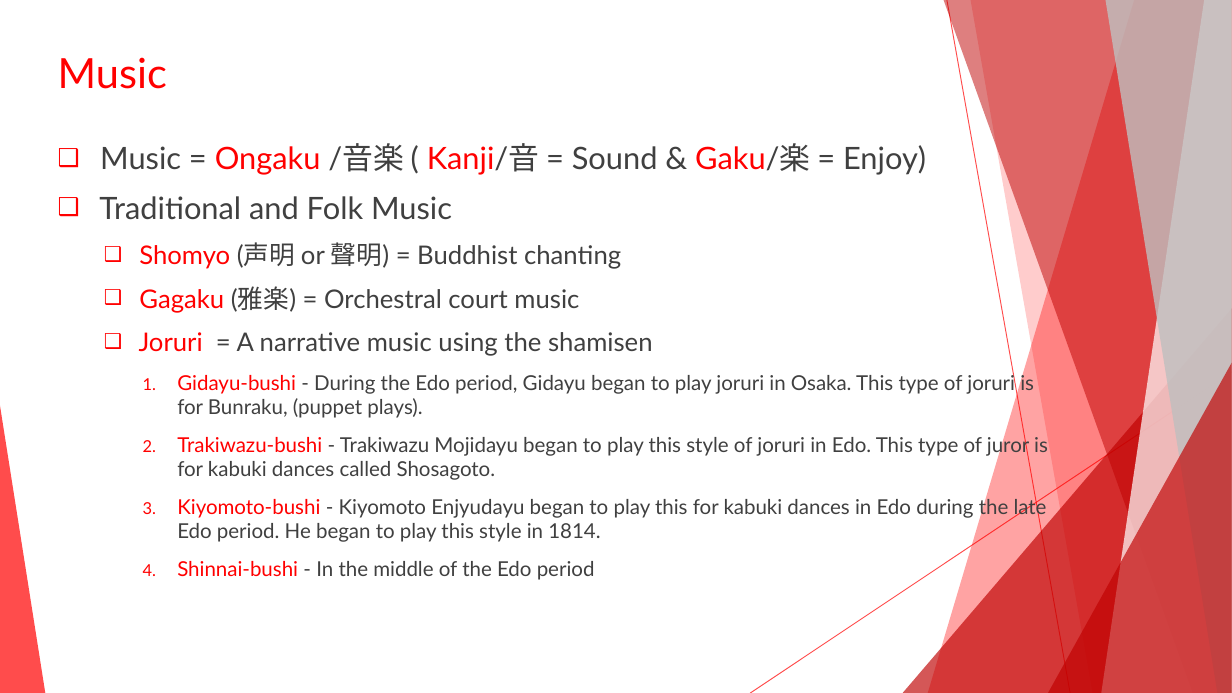
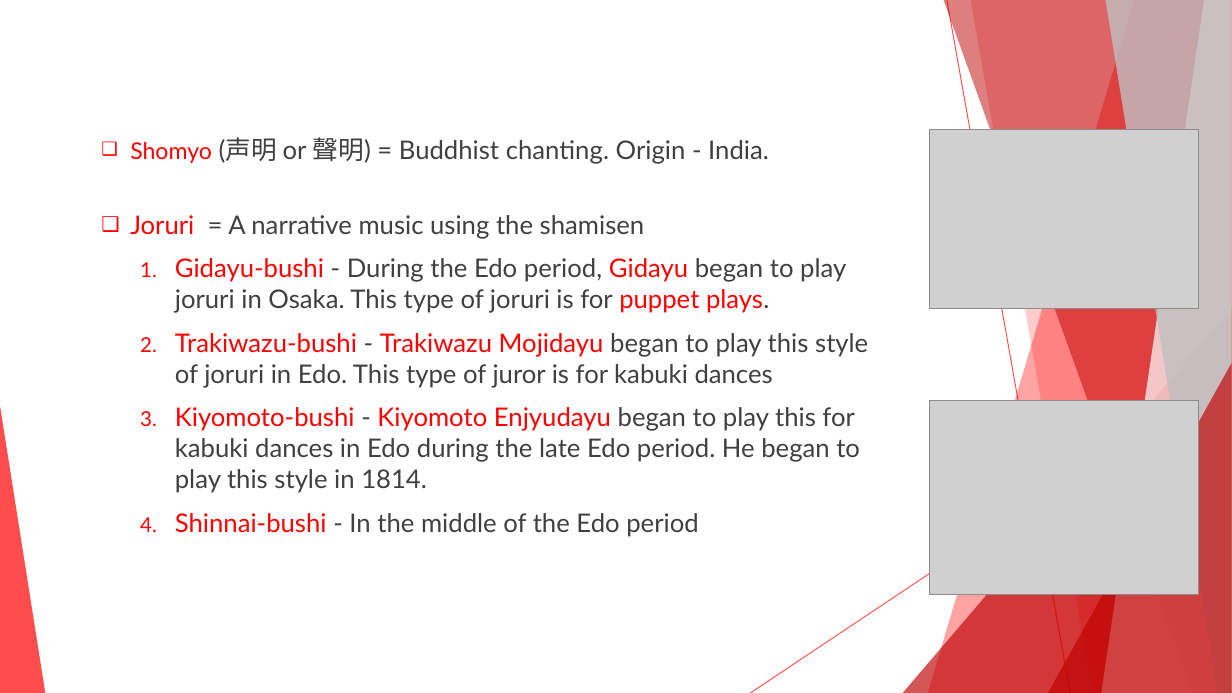
Before and after one commit to Arpan1997/hello-world, a slide deck: slide 5 of Arpan_Japan (1).pptx (slide 4 before the commit). Drawn at 1232x693 pixels with LibreOffice and Linux fonts; fonts in the diff are those of the drawing; grey boxes stand for pictures. Boxes give left, top, right and bottom in pixels: in the first picture for what was removed or moved away, otherwise in the second. Text is boxed around its words. In the diff, an @@ line names an element or a change of style, - is before the commit and + after.

```diff
--- a/Arpan_Japan (1).pptx
+++ b/Arpan_Japan (1).pptx
@@ title removed at [58, 57, 167, 89] @@
-Music
@@ text at [130, 137, 769, 164]: text changed; size 24 to 20 pt @@
-❑ Music = Ongaku /音楽 ( Kanji/音 = Sound & Gaku/楽 = Enjoy)
-❑ Traditional and Folk Music
-  ❑ Shomyo (声明 or 聲明) = Buddhist chanting
-  ❑ Gagaku (雅楽) = Orchestral court music
+  ❑ Shomyo (声明 or 聲明) = Buddhist chanting. Origin - India.
@@ picture added at [929, 129, 1198, 309] @@
@@ text at [175, 258, 868, 388]: text changed; size 16 to 20 pt @@
-      1. Gidayu-bushi - During the Edo period, Gidayu began to play joruri in Osaka. This type of joruri is for Bunraku, (puppet plays).
-      2. Trakiwazu-bushi - Trakiwazu Mojidayu began to play this style of joruri in Edo. This type of juror is for kabuki dances called Shosagoto.
+      1. Gidayu-bushi - During the Edo period, Gidayu began to play joruri in Osaka. This type of joruri is for puppet plays.
+      2. Trakiwazu-bushi - Trakiwazu Mojidayu began to play this style of joruri in Edo. This type of juror is for kabuki dances
@@ text at [175, 407, 860, 537]: size 16 to 20 pt in "Kiyomoto-bushi - Kiyomoto Enjyudayu began to play ...", "Shinnai-bushi - In the middle of the ..."; text colour #404040 to #FF0000 in "Kiyomoto Enjyudayu"; indent changed @@
@@ picture added at [929, 401, 1199, 595] @@
```
Also in this commit, not shown: 1 other slide changed, 1 slide added.
